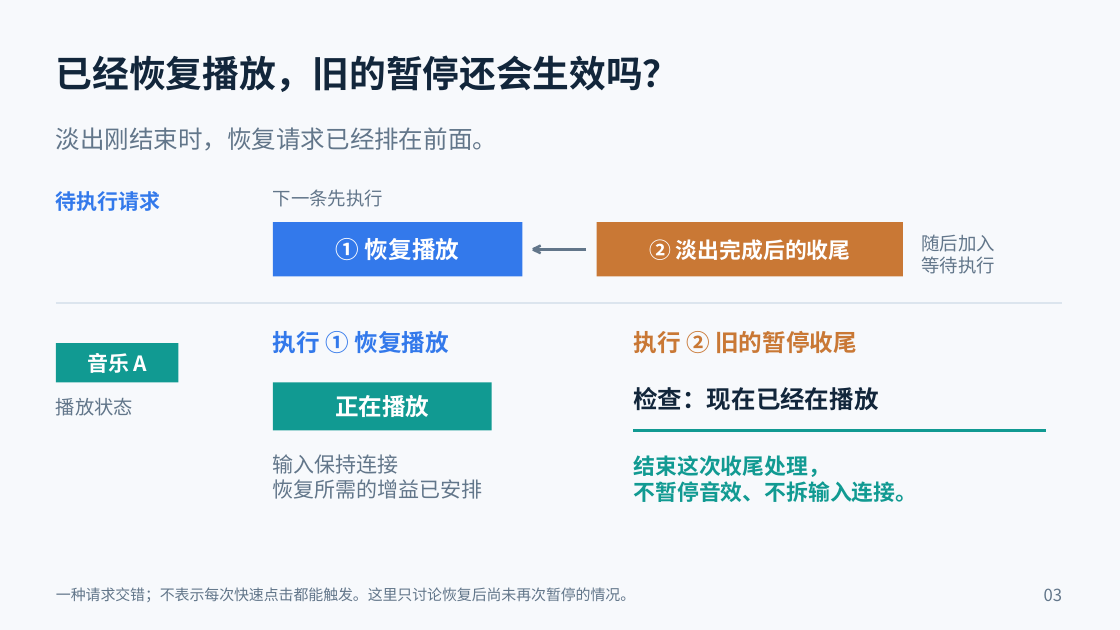
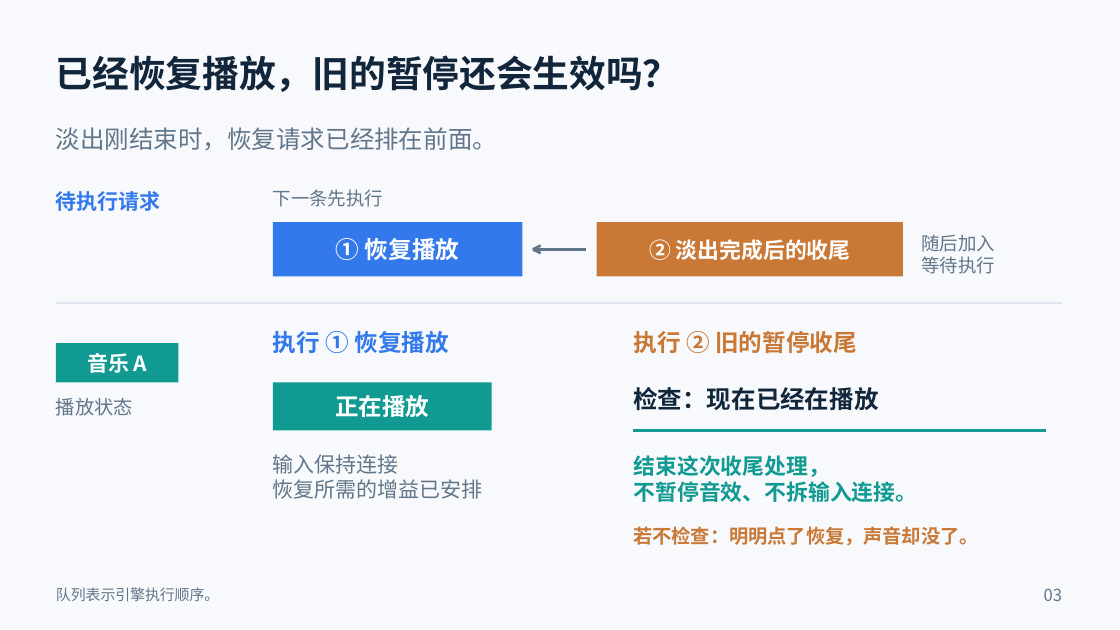
Before and after one commit to c8x1/preeaudio_share, a slide deck: slide 3 of audio_scenario/一首歌三个操作_场景演示稿.pptx. Drawn at 1120x630 pixels with LibreOffice and Linux fonts; fonts in the diff are those of the drawing. Boxes give left, top, right and bottom in pixels: in the first picture for what was removed or moved away, otherwise in the second. Text is boxed around its words. In the diff, an @@ line names an element or a change of style, - is before the commit and + after.

```diff
--- a/audio_scenario/一首歌三个操作_场景演示稿.pptx
+++ b/audio_scenario/一首歌三个操作_场景演示稿.pptx
@@ text at bbox=[633, 526, 978, 546]: text changed; size 12.8 to 16.5 pt; text colour #62768A to #C97835; bold on @@
-一种请求交错；不表示每次快速点击都能触发。这里只讨论恢复后尚未再次暂停的情况。
+若不检查：明明点了恢复，声音却没了。
@@ text added at bbox=[56, 587, 219, 601], 12.8 pt, text #62768A @@
+队列表示引擎执行顺序。
```
Also in this commit, not shown: 5 other slides changed, 24 other files.
